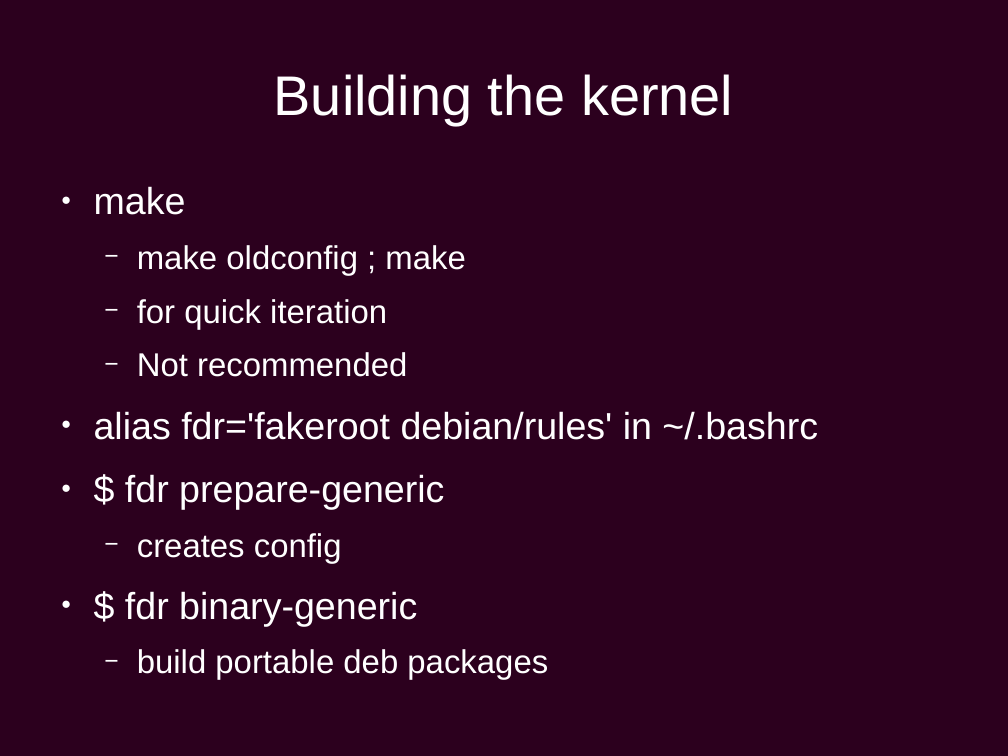
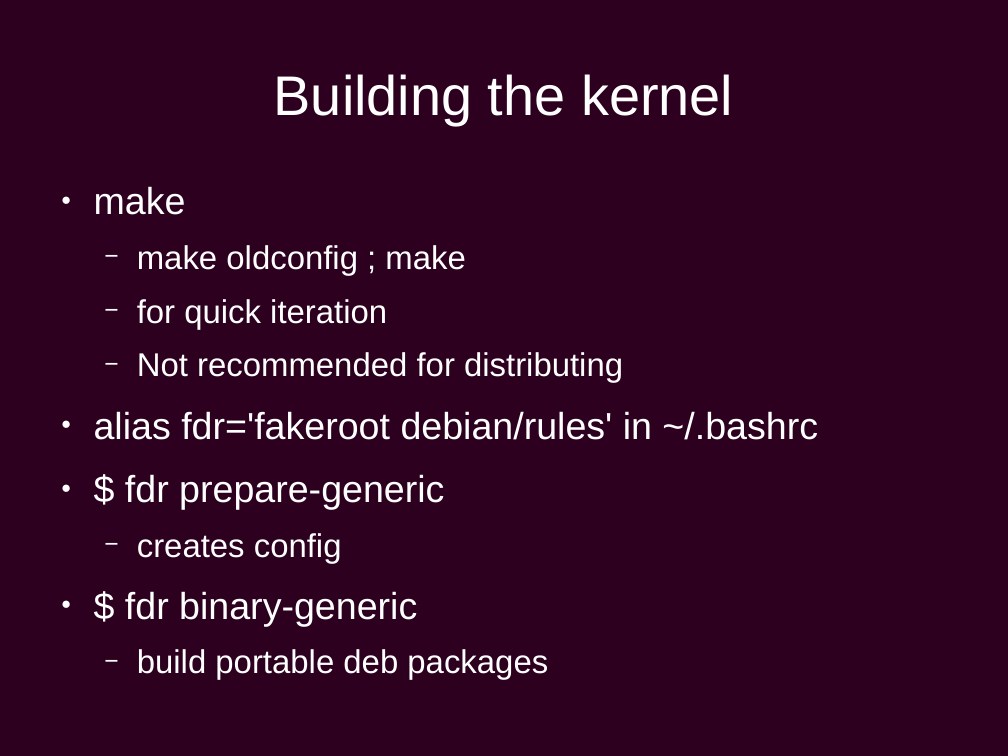
Before and after one commit to chiluk/presentations, a slide deck: slide 33 of Ubuntu Development.odp. Drawn at 1008x756 pixels with LibreOffice and Linux fonts; fonts in the diff are those of the drawing; background and template pictures are left out. Boxes give left, top, right and bottom in pixels: in the first picture for what was removed or moved away, otherwise in the second. Text is boxed around its words. In the diff, an @@ line names an element or a change of style, - is before the commit and + after.

```diff
--- a/Ubuntu Development.odp
+++ b/Ubuntu Development.odp
@@ text at bbox=[137, 352, 623, 383]: text changed @@
-  − Not recommended
+  − Not recommended for distributing
```
Also in this commit, not shown: 2 other slides changed, 1 other file.
